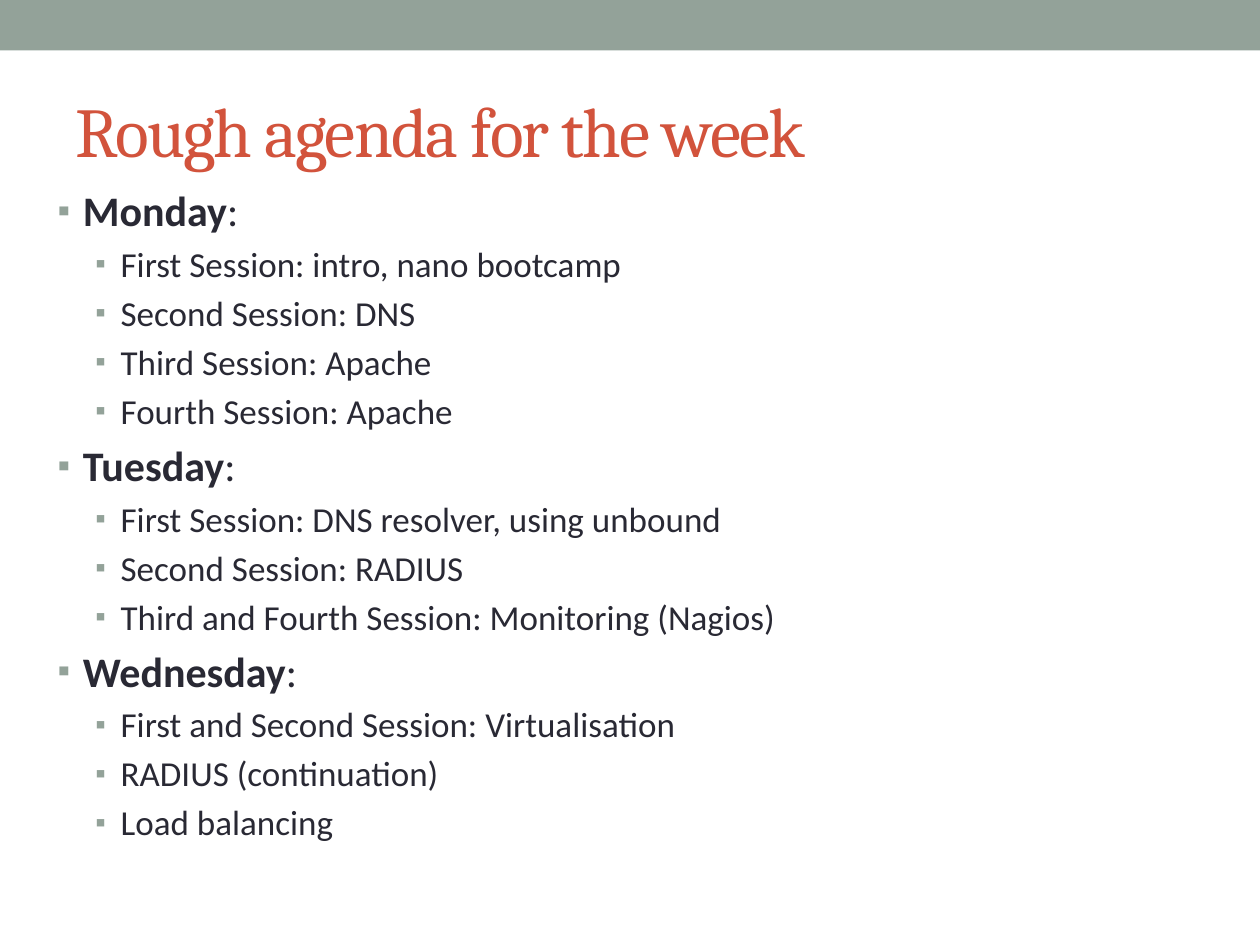
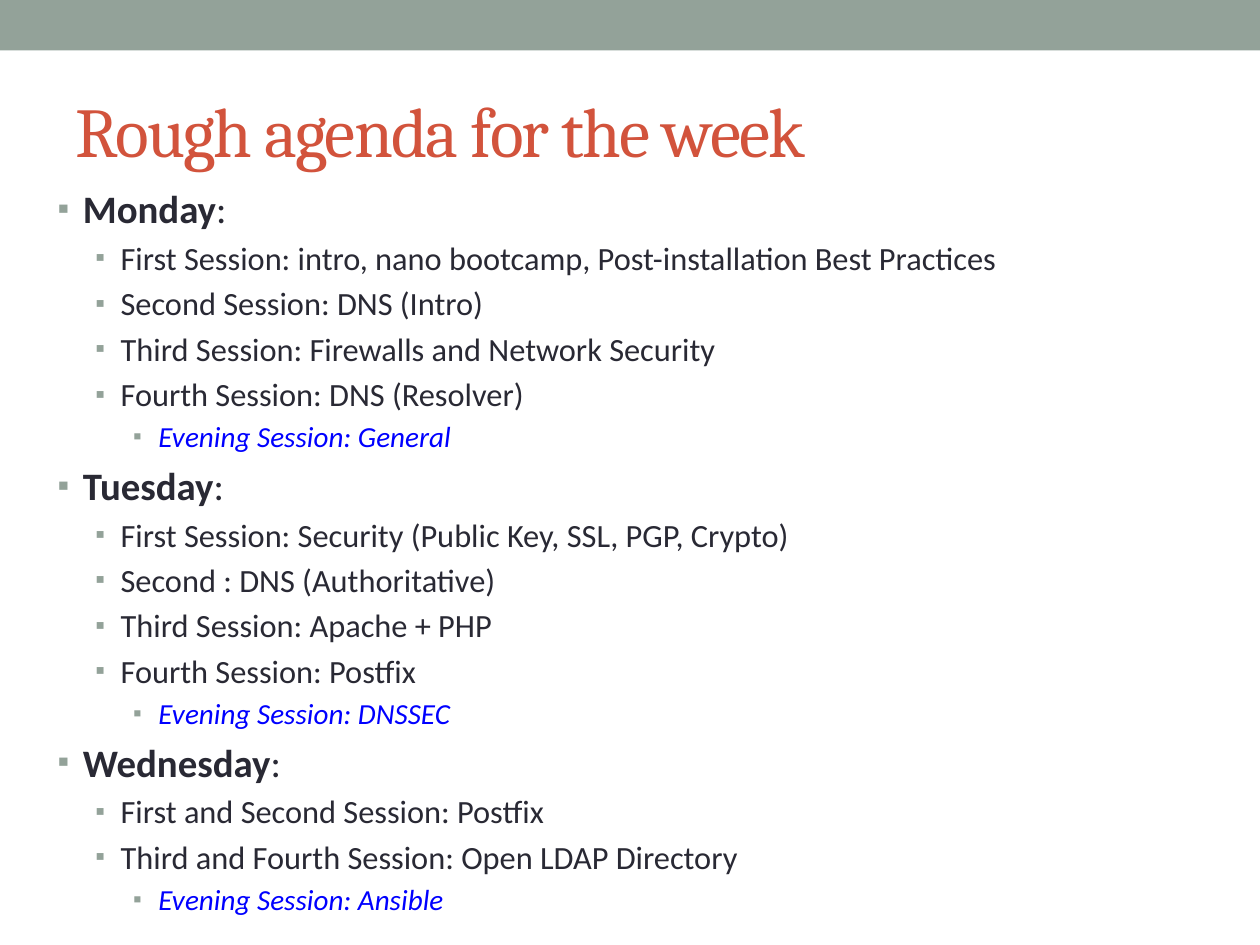
Before and after one commit to afnog/sse, a slide deck: slide 15 of intro/IntroPresentation.pptx. Drawn at 1260x945 pixels with LibreOffice and Linux fonts; fonts in the diff are those of the drawing. Boxes give left, top, right and bottom in pixels: in the first picture for what was removed or moved away, otherwise in the second. Text is boxed around its words. In the diff, an @@ line names an element or a change of style, - is before the commit and + after.

```diff
--- a/intro/IntroPresentation.pptx
+++ b/intro/IntroPresentation.pptx
@@ text at bbox=[83, 195, 281, 783]: size 24 to 22.2 pt in "Monday:", "Tuesday:", "Wednesday:" @@
@@ text at bbox=[121, 247, 996, 452]: text changed; size 20 to 18.5 pt @@
-  ▪ First Session: intro, nano bootcamp
-  ▪ Second Session: DNS
-  ▪ Third Session: Apache
-  ▪ Fourth Session: Apache
+  ▪ First Session: intro, nano bootcamp, Post-installation Best Practices
+  ▪ Second Session: DNS (Intro)
+  ▪ Third Session: Firewalls and Network Security
+  ▪ Fourth Session: DNS (Resolver)
+    ▪ Evening Session: General
@@ text at bbox=[121, 523, 789, 729]: text changed; size 20 to 18.5 pt @@
-  ▪ First Session: DNS resolver, using unbound
-  ▪ Second Session: RADIUS
-  ▪ Third and Fourth Session: Monitoring (Nagios)
+  ▪ First Session: Security (Public Key, SSL, PGP, Crypto)
+  ▪ Second : DNS (Authoritative)
+  ▪ Third Session: Apache + PHP
+  ▪ Fourth Session: Postfix
+    ▪ Evening Session: DNSSEC
@@ text at bbox=[121, 800, 738, 875]: text changed; size 20 to 18.5 pt @@
-  ▪ First and Second Session: Virtualisation
-  ▪ RADIUS (continuation)
-  ▪ Load balancing
+  ▪ First and Second Session: Postfix
+  ▪ Third and Fourth Session: Open LDAP Directory
+    ▪ Evening Session: Ansible
```
Also in this commit, not shown: 12 other slides changed, 6 slides added, 1 slide removed.
